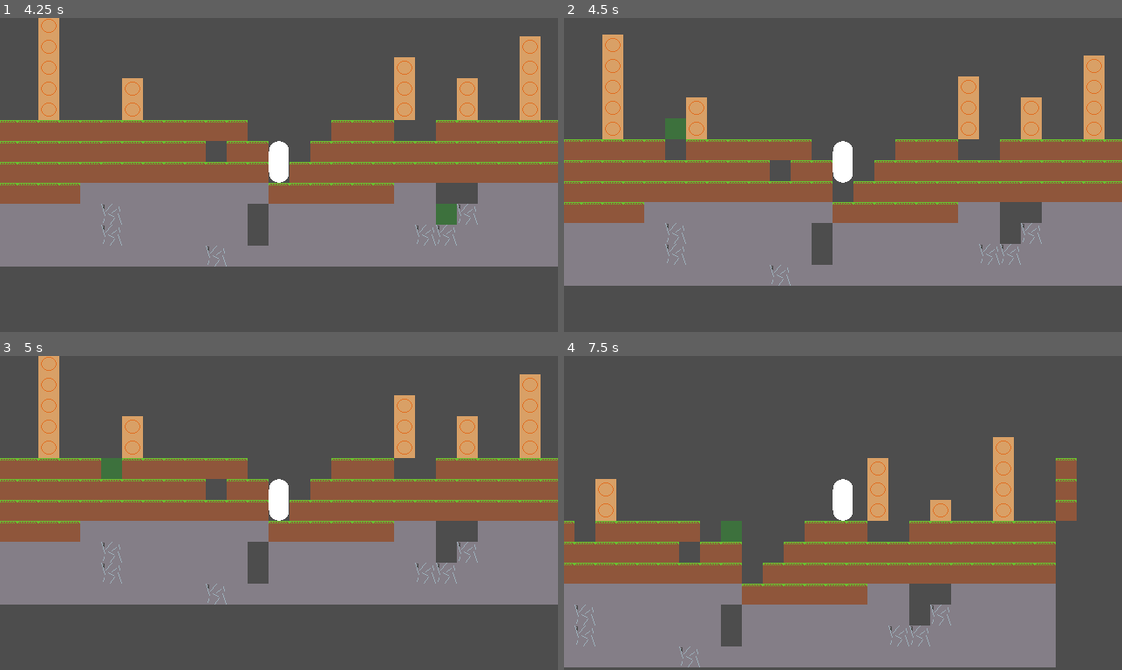
Above: before the commit, frames 1-4 (two rows, left to right).
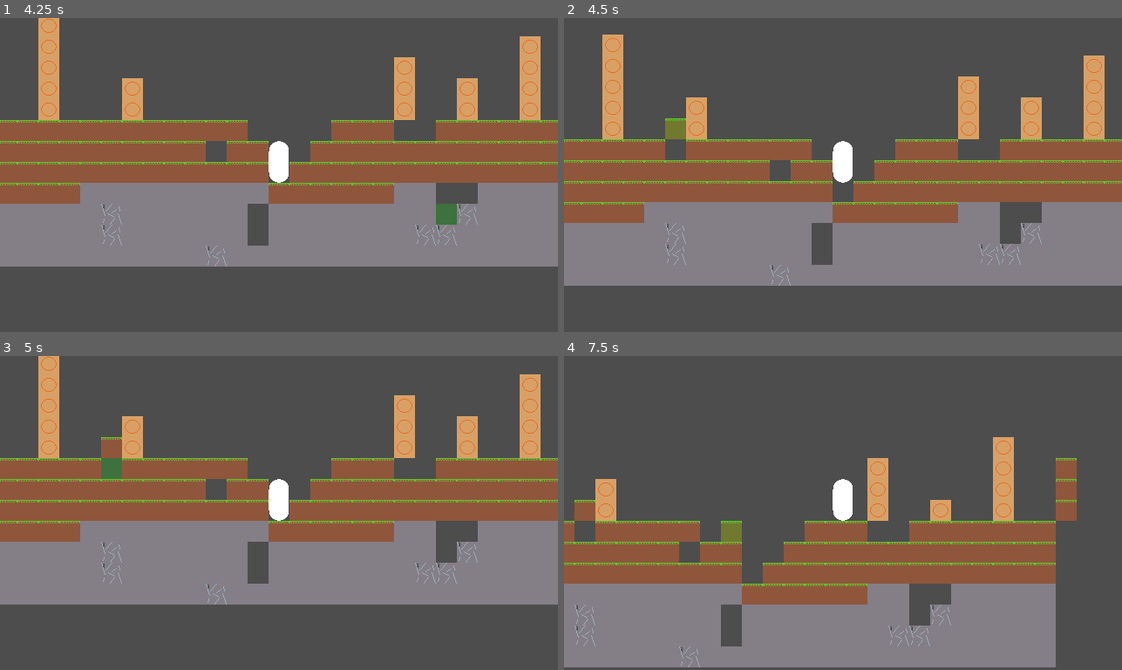
Above: after the commit, the same moments.

Repository: GriffinRio/Game-likeJam10
Game: Godot game, scene res://main.tscn
The game is run twice, just before and just after one commit, with the same random seed, the same clock (stepped at 60 frames per second) and the same inputs.
Inputs (mouse positions are in pixels of both pictures, inside the frame that each line leads up to):
- Up to frame 1 (4.25 s): move the mouse to (401, 159) at 0.52 s; press the mouse at (401, 159) at 0.53 s; hold D (Move_Right) 0.53-1.28 s; tap W (Jump) at 0.77, 1.52, 3.02, 3.77 s; right-click (401, 159) at 0.8 s; move the mouse to (167, 190) at 1.27 s; release the mouse at (167, 190) at 1.28 s; hold A (Move_Left) 1.28-2.03 s; right-click (167, 190) at 1.35 s; tap Mouse wheel down (Switch_Item_Down) at 1.55 s; move the mouse to (334, 105) at 2.02 s; hold Mouse wheel down (Switch_Item_Down) 2.03-2.78 s; hold D (Move_Right) 2.03-3.53 s; tap Mouse wheel up (Switch_Item_Up) at 2.3, 2.85 s; tap Enter at 2.75 s; move the mouse to (251, 237) at 2.77 s; click (251, 237) at 3.05 s; move the mouse to (446, 222) at 3.52 s; press the mouse at (446, 222) at 3.53 s; hold A (Move_Left) from 3.53 s (still down); right-click (446, 222) at 3.8 s
- Up to frame 2 (4.5 s): keep holding A (Move_Left); tap Space at 4.25 s; move the mouse to (675, 127) at 4.27 s; release the mouse at (675, 127) at 4.28 s; right-click (675, 127) at 4.35 s
- Up to frame 3 (5 s): keep holding A (Move_Left); tap W (Jump) at 4.52 s; tap Mouse wheel down (Switch_Item_Down) at 4.55 s
- Up to frame 4 (7.5 s): tap Enter at 5 s; move the mouse to (870, 513) at 5.02 s; hold Mouse wheel down (Switch_Item_Down) 5.03-5.78 s; tap Mouse wheel up (Switch_Item_Up) at 5.3, 5.85 s; tap Space at 5.75 s; move the mouse to (759, 434) at 5.77 s; release A (Move_Left) at 5.78 s; hold D (Move_Right) from 5.78 s (still down); tap W (Jump) at 6.02, 6.77 s; click (759, 434) at 6.05 s; move the mouse to (965, 497) at 6.52 s; press the mouse at (965, 497) at 6.53 s; right-click (965, 497) at 6.8 s; move the mouse to (731, 528) at 7.27 s; release the mouse at (731, 528) at 7.28 s; right-click (731, 528) at 7.35 s

Frame 1 is identical in both runs. In frame 2, 0.2% of the frame differs, in the area x 18-22%, y 31-39%; in frame 3, 0.2%; in frame 4, 0.5%, in the area x 1-32%, y 45-60%.
Error before the commit: Cannot call method 'get_custom_data' on a null value. (res://tile_map.gd:28)

Commit message:
Connected all moving parts to create a workable inventory system

Diff:
--- a/gameLikeJam10/Characters/player.gd
+++ b/gameLikeJam10/Characters/player.gd
@@ -2,19 +2,25 @@
 class_name Player
 
 signal place_block(block)
-signal destroy_block(item)
+signal destroy_block()
 
 const SPEED = 100.0
 const JUMP_VELOCITY = -200.0
 
-var inventory = [1,2,3,4,5,6,7,8,9,10]
-var equipped = 0
+@onready var inventory: Inventory = $Inventory
+
+func _ready() -> void:
+	pass
 
 func _process(delta: float) -> void:
 	if(Input.is_action_pressed("Place")):
-		place_block.emit(1)
+		var to_place = inventory.get_equipped()
+		if(to_place != null and to_place.placeable):
+			place_block.emit(to_place)
+		else:
+			print("No block to place")
 	elif(Input.is_action_pressed("Destroy")):
-		destroy_block.emit(1)
+		destroy_block.emit()
 
 func _physics_process(delta: float) -> void:
 	# Add the gravity.
@@ -37,8 +43,13 @@
 
 func _input(event: InputEvent) -> void:
 	if(event.is_action_pressed("Switch_Item_Up")):
-		equipped = (equipped + 1) % 10
-		print(inventory[equipped])
+		inventory.change_eqipped(1)
 	elif(event.is_action_pressed("Switch_Item_Down")):
-		equipped = (equipped - 1) % 10
-		print(inventory[equipped])
+		# ((equipped - 1) % 10 + 10) makes the index positive, the extra % 10 wraps if needed
+		inventory.change_eqipped(-1)
+
+func pickup_item(item : Item):
+	inventory.gain_item(item)
+
+func drop_item(item : Item):
+	inventory.lose_item(item)
--- a/gameLikeJam10/Characters/player.tscn
+++ b/gameLikeJam10/Characters/player.tscn
@@ -1,6 +1,7 @@
 [gd_scene format=3 uid="uid://bhlve66jvy8o2"]
 
 [ext_resource type="Script" uid="uid://bkyf2s887wro0" path="res://Characters/player.gd" id="1_4flbx"]
+[ext_resource type="Script" uid="uid://drsde1w8uxb1y" path="res://inventory.gd" id="2_eovys"]
 
 [sub_resource type="CapsuleShape2D" id="CapsuleShape2D_sh265"]
 radius = 11.5
@@ -23,3 +24,6 @@
 mesh = SubResource("CapsuleMesh_4flbx")
 
 [node name="Camera2D" type="Camera2D" parent="." unique_id=1141743126]
+
+[node name="Inventory" type="Node2D" parent="." unique_id=547418861]
+script = ExtResource("2_eovys")
--- a/gameLikeJam10/main.gd
+++ b/gameLikeJam10/main.gd
@@ -2,6 +2,8 @@
 class_name Main
 var mouse_positiion
 @onready var tile_map: Tile_Map = $TileMap
+@onready var player: Player = $Player
+
 
 # Called when the node enters the scene tree for the first time.
 func _ready() -> void:
@@ -14,8 +16,15 @@
 		mouse_positiion = new_mouse_position
 		tile_map.highlight_block(mouse_positiion)
 
-func _on_player_destroy_block(item: Variant) -> void:
+#Maybe directly connect to tilemap? seems like it might be good practice to go up and down, rather than left right?
+func _on_player_destroy_block() -> void:
 	tile_map.destroy_block(mouse_positiion)
 
-func _on_player_place_block(block: Variant) -> void:
-	tile_map.place_block(mouse_positiion, 1)
+func _on_player_place_block(block: Item) -> void:
+	tile_map.place_block(mouse_positiion, block.block)
+
+func _on_tile_map_block_destroyed(block: Block) -> void:
+	player.pickup_item(block.drop)
+
+func _on_tile_map_block_placed(block: Block) -> void:
+	player.drop_item(block.drop)
--- a/gameLikeJam10/main.tscn
+++ b/gameLikeJam10/main.tscn
@@ -14,3 +14,5 @@
 
 [connection signal="destroy_block" from="Player" to="." method="_on_player_destroy_block"]
 [connection signal="place_block" from="Player" to="." method="_on_player_place_block"]
+[connection signal="block_destroyed" from="TileMap" to="." method="_on_tile_map_block_destroyed"]
+[connection signal="block_placed" from="TileMap" to="." method="_on_tile_map_block_placed"]
--- a/gameLikeJam10/tile_map.gd
+++ b/gameLikeJam10/tile_map.gd
@@ -1,9 +1,13 @@
 extends Node2D
 class_name Tile_Map
+
+signal block_destroyed(block : Block)
+signal block_placed(block : Block)
+
+const EMPTY_TILE = Vector2i(-1,-1)
+
 @onready var highlight: MeshInstance2D = $Highlight
 @onready var tile_layer: TileMapLayer = $TileLayer
-
-const EMPTY_TILE = Vector2i(-1,-1)
 
 # Called when the node enters the scene tree for the first time.
 func _ready() -> void:
@@ -19,12 +23,14 @@
 func highlight_block(mouse_position):
 	highlight.position = tile_layer.map_to_local(mouse_position)
 
-func place_block(mouse_position, block):
+func place_block(mouse_position, block : Vector2i):
 	if(tile_layer.get_cell_atlas_coords(mouse_position) == EMPTY_TILE):
-		tile_layer.set_cell(mouse_position, 0, Vector2i(0,0))
+		tile_layer.set_cell(mouse_position, 1, block)
+		var placed : Block = tile_layer.get_cell_tile_data(mouse_position).get_custom_data("block_data")
+		block_placed.emit(placed)
 
 func destroy_block(mouse_position):
 	if(tile_layer.get_cell_atlas_coords(mouse_position) != EMPTY_TILE):
-		var block: Block = tile_layer.get_cell_tile_data(mouse_position).get_custom_data("block")
-		print(block.name)
+		var block: Block = tile_layer.get_cell_tile_data(mouse_position).get_custom_data("block_data")
 		tile_layer.set_cell(mouse_position, -1, EMPTY_TILE)
+		block_destroyed.emit(block)
--- a/gameLikeJam10/tile_map.tscn
+++ b/gameLikeJam10/tile_map.tscn
@@ -26,32 +26,9 @@
 tile_size = Vector2i(24, 24)
 physics_layer_0/collision_layer = 1
 physics_layer_0/collision_mask = 0
-custom_data_layer_0/name = "block"
+custom_data_layer_0/name = "block_data"
 custom_data_layer_0/type = 24
 sources/1 = SubResource("TileSetAtlasSource_3dr34")
-
-[sub_resource type="GDScript" id="GDScript_0aub0"]
-script/source = "extends TileMapLayer
-
-const EMPTY_TILE = Vector2i(-1,-1)
-
-# Called when the node enters the scene tree for the first time.
-func _ready() -> void:
-	pass # Replace with function body.
-
-# Called every frame. 'delta' is the elapsed time since the previous frame.
-func _process(delta: float) -> void:
-	pass
-
-func place_block(mouse_position, block):
-	if(get_cell_atlas_coords(mouse_position) == EMPTY_TILE):
-		set_cell(mouse_position, 0, Vector2i(0,0))
-
-func destroy_block(mouse_position):
-	var destroy_position = mouse_position
-	if(get_cell_atlas_coords(mouse_position) != EMPTY_TILE):
-		set_cell(mouse_position, -1, EMPTY_TILE)
-"
 
 [sub_resource type="BoxMesh" id="BoxMesh_1n30v"]
 size = Vector3(24, 24, 1)
@@ -62,7 +39,6 @@
 [node name="TileLayer" type="TileMapLayer" parent="." unique_id=1278679280]
 tile_map_data = PackedByteArray("AAAAAAgAAQABAAAAAAABAAgAAQABAAAAAAACAAgAAQABAAAAAAADAAgAAQABAAAAAAAEAAgAAQABAAAAAAAFAA …(3344 unchanged characters)…
 tile_set = SubResource("TileSet_ew3cy")
-script = SubResource("GDScript_0aub0")
 
 [node name="Highlight" type="MeshInstance2D" parent="." unique_id=1314912433]
 modulate = Color(0, 1, 0, 0.10980392)
